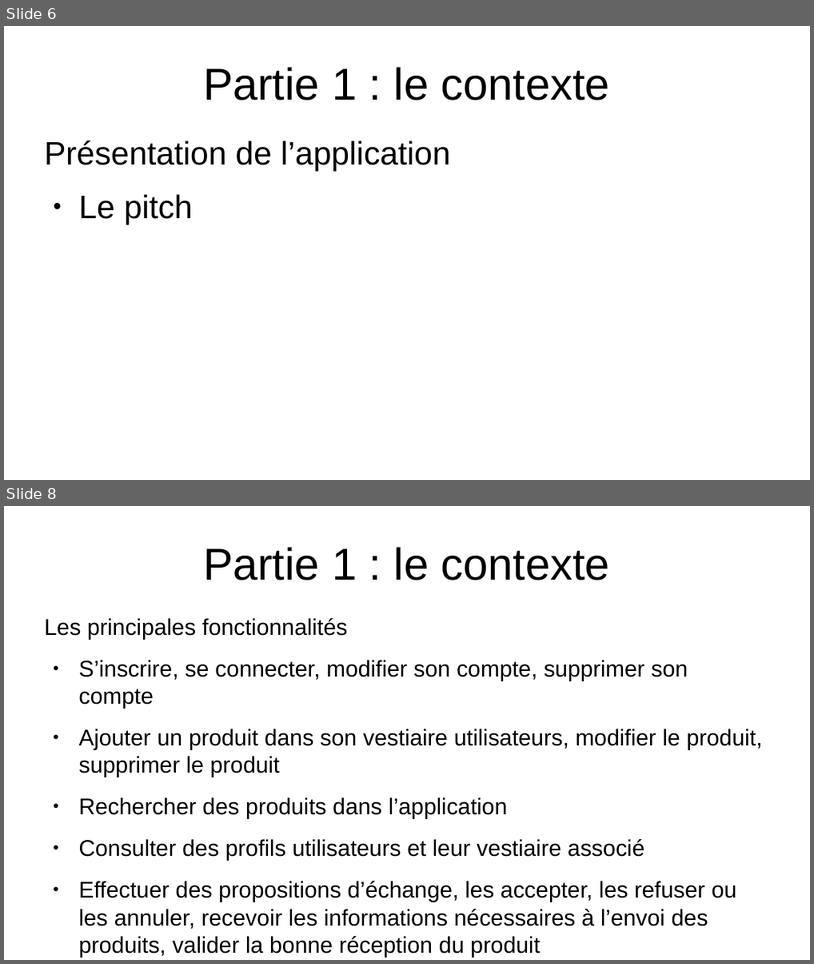
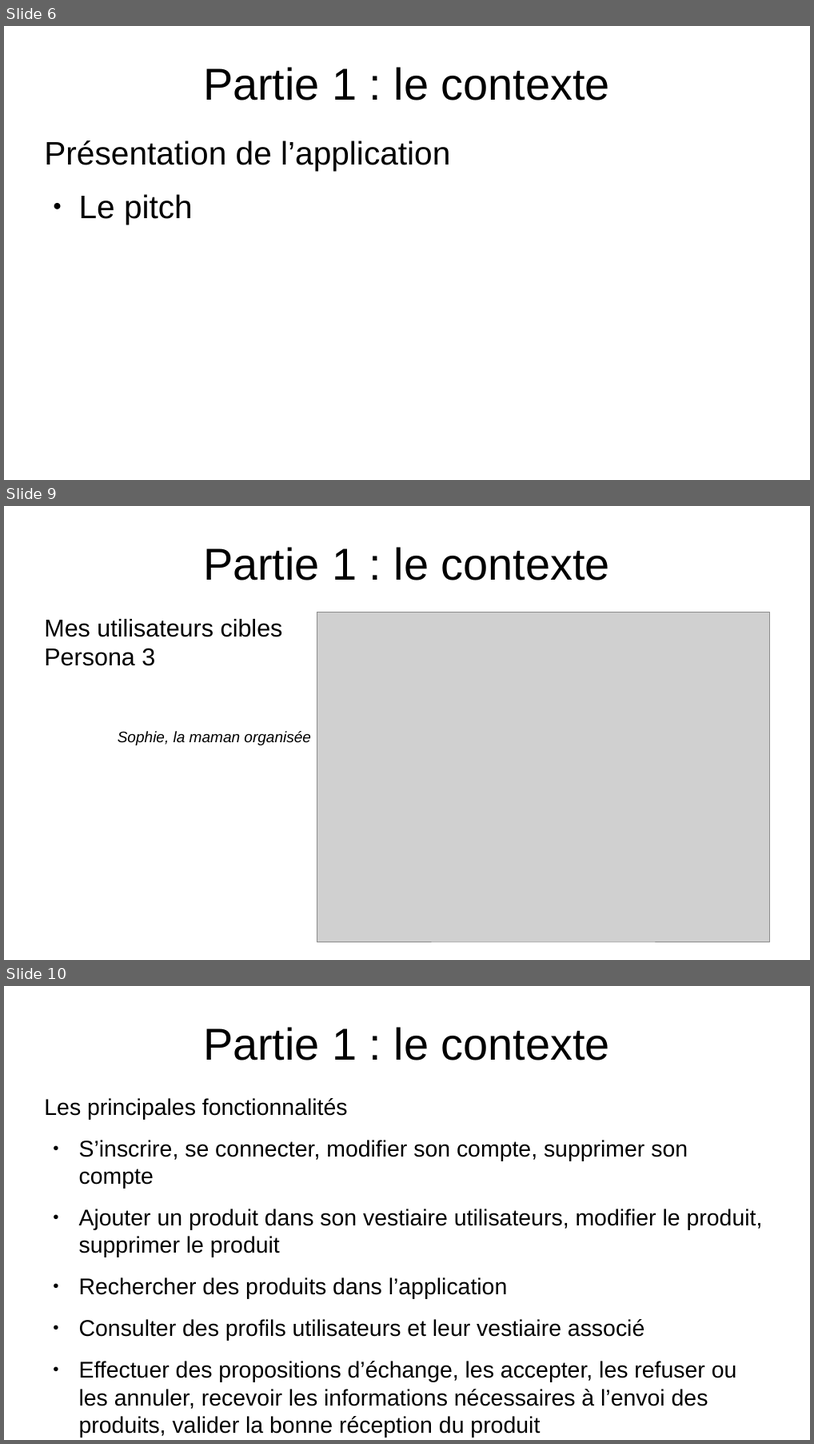
Before and after one commit to EmmaBroudic/Projet-Nooky, a slide deck: doc/Nooky.odp. Shown one above the other, each under a label of ours: slides 6 and 8 before the commit, slides 6, 9 and 10 after it; the slides between them are not shown. The pictures are 814x964 and 814x1444 pixels, drawn with LibreOffice and Linux fonts; fonts in the diff are those of the drawing; grey boxes stand for pictures. Boxes give left, top, right and bottom in pixels: in the first picture for what was removed or moved away, otherwise in the second. Text is boxed around its words. In the diff, an @@ line names an element or a change of style, - is before the commit and + after.

```diff
--- a/doc/Nooky.odp
+++ b/doc/Nooky.odp
@@ slide 9 added at [4,506,810,960], background #FFFFFF @@
@@ title added at [203,547,610,580], 44 pt, text #000000 @@
+Partie 1 : le contexte
@@ text added at [44,619,311,745], 24 pt, text #000000 @@
+Mes utilisateurs cibles
+Persona 3
+Sophie, la maman organisée
@@ picture added at [317,612,771,941] @@
@@ what was slide 8 is now slide 10 @@
```
Also in this commit, not shown: 6 slides changed, 8 other slides added, 1 slide removed, 7 other files.
